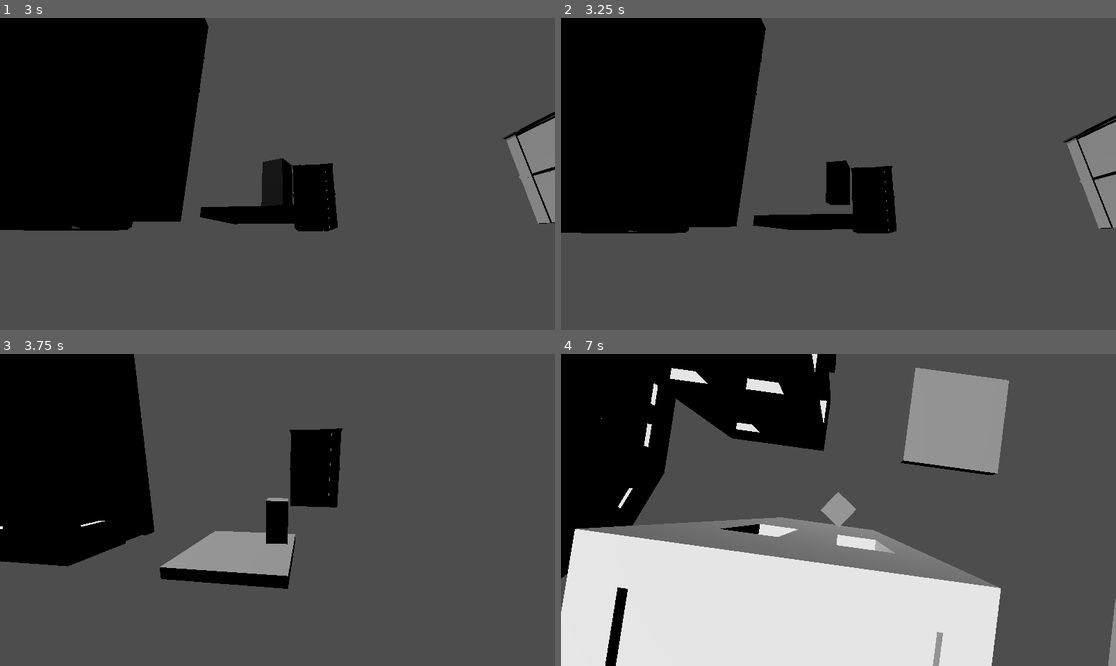
Above: before the commit, frames 1-4 (two rows, left to right).
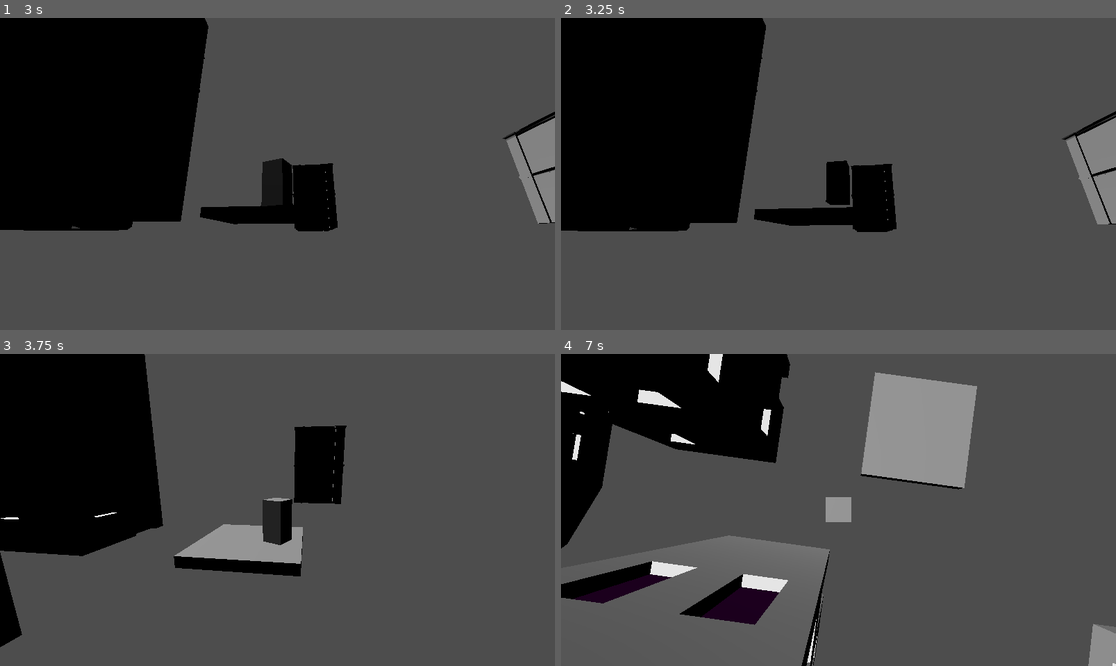
Above: after the commit, the same moments.

Repository: Paladinking/Trekorn
Game: Godot game, scene res://ScenesAndScripts/main.tscn
Two runs of this game, one before a commit and one after it. Both use one fixed random seed, a clock stepped at 60 frames per second and the inputs below.
Inputs:
- Up to frame 1 (3 s): tap Enter at 0.5 s; hold D (go_right) 0.53-1.28 s; hold Space (jump) 0.53-1.28 s; hold S (go_backward) 1.28-2.03 s; tap Up (look_down) at 1.35 s; tap Space (jump) at 1.52, 1.55, 1.82, 2.3 s; hold D (go_right) 2.03-2.78 s; hold Left (look_left) 2.03-2.78 s; hold W (go_forward) from 2.78 s (still down); tap Right (look_right) at 2.85 s
- Up to frame 2 (3.25 s): keep holding W (go_forward); tap Space (jump) at 3.02, 3.05 s
- Up to frame 3 (3.75 s): tap Space (jump) at 3.32 s; release W (go_forward) at 3.53 s; hold A (go_left) from 3.53 s (still down); hold Down (look_up) from 3.53 s (still down)
- Up to frame 4 (7 s): tap Space (jump) at 3.77, 3.8, 4.07, 4.52, 4.55, 4.82, 5.3, 6.02, 6.05, 6.32 s; release Down (look_up) at 4.28 s; tap Alt (slow) at 4.35 s; release A (go_left) at 5.03 s; hold S (go_backward) 5.03-5.78 s; hold Shift (sprint) 5.03-5.78 s; hold D (go_right) 5.78-6.53 s; tap P at 5.85 s; hold W (go_forward) from 6.53 s (still down); hold Space (jump) from 6.53 s (still down); tap F at 6.6 s

Frame 1 is identical in both runs. In frame 2, 1.4% of the frame differs, in the area x 0-100%, y 0-70%; in frame 3, 5.6%; in frame 4, 46%, in the area x 0-100%, y 0-100%.

Commit message:
wall jumps now have a time margin

Diff:
--- a/ScenesAndScripts/Characters/player.gd
+++ b/ScenesAndScripts/Characters/player.gd
@@ -8,7 +8,10 @@
 const ACCELERATION_IN_AIR_MULT = 0.1
 const JUMP_VELOCITY = 5.0
 const MAX_JUMP_TIME = 0.25
-var jumping = 0.0
+var jump_time = 0.0
+const WALL_JUMP_MARGIN = 1
+var wall_jump_time = 0
+var last_collision_direction : Vector3 = Vector3.ZERO
 
 #const CAMERA_MOVE_SPEED = 5
 const CAMERA_MOVE_SPEED = 2.5
@@ -34,10 +37,6 @@
 
 
 func _physics_process(delta):
-	#if not is_on_floor():
-		#velocity.y -= gravity * delta
-
-	#if is_on_floor():
 	var input_dir = Input.get_vector("go_left", "go_right", "go_forward", "go_backward")
 	var direction = (transform.basis * Vector3(input_dir.x, 0, input_dir.y)).rotated(Vector3.UP, camera_angle_y)
 	var current_acceleration = ACCELERATION
@@ -52,38 +51,44 @@
 	if not direction.is_zero_approx():
 		$Model.rotation.y = -Vector3(velocity.x, 0, velocity.z).signed_angle_to(Vector3.RIGHT, Vector3.UP)
 
+	if is_on_wall_only():
+		wall_jump_time = WALL_JUMP_MARGIN
+		last_collision_direction = get_last_slide_collision().get_position().direction_to(global_position)
+	elif wall_jump_time > 0:
+		wall_jump_time -= delta
+	elif not last_collision_direction.is_zero_approx():
+		last_collision_direction = Vector3.ZERO
+
 	if Input.is_action_just_pressed("jump"):
 		if is_on_floor():
-			jumping = MAX_JUMP_TIME
+			jump_time = MAX_JUMP_TIME
 			velocity.y = JUMP_VELOCITY
 
-		elif is_on_wall_only():
-			jumping = MAX_JUMP_TIME
-			var collision : KinematicCollision3D = get_last_slide_collision()
-			var jump_direction = collision.get_position().direction_to(global_position)
-			jump_direction.y = 0
-			jump_direction = jump_direction.normalized() * 0.5
-			if jump_direction.dot(direction) > 0:
-				jump_direction = direction
-			velocity += jump_direction * JUMP_VELOCITY
+		elif wall_jump_time > 0:
+			wall_jump_time = 0
+			jump_time = MAX_JUMP_TIME
+			last_collision_direction.y = 0
+			last_collision_direction = last_collision_direction.normalized() * 0.5
+			if last_collision_direction.dot(direction) > 0:
+				last_collision_direction = direction
+			velocity += last_collision_direction * JUMP_VELOCITY
 			velocity.y = JUMP_VELOCITY
 			$Model.rotation.y = -Vector3(velocity.x, 0, velocity.z).signed_angle_to(Vector3.RIGHT, Vector3.UP)
 
 	if not is_on_floor():
 		velocity.y -= gravity * delta
 
-	if jumping > 0.0:
+	if jump_time > 0.0:
 		if Input.is_action_pressed("jump"):
-			jumping -= delta
-			if jumping > 0.0:
-				velocity.y = JUMP_VELOCITY * (1 - (jumping / MAX_JUMP_TIME) / 5)
+			jump_time -= delta
+			if jump_time > 0.0:
+				velocity.y = JUMP_VELOCITY * (1 - (jump_time / MAX_JUMP_TIME) / 5)
 			else:
-				jumping = 0.0
+				jump_time = 0.0
 		else:
-			jumping = 0.0
-
-	#if velocity.is_zero_approx():
-		#$Model/AnimationPlayer.play("Idle")
+			jump_time = 0.0
+			if velocity.y > 0:
+				velocity.y *= 0.5
 
 	move_and_slide()
 
@@ -112,7 +117,6 @@
 	$CameraRay.target_position = camera_position
 
 	if $CameraRay.is_colliding():
-		var collision_point = $CameraRay.get_collision_point() - $CameraRay.global_position + $CameraRay.position
 		var camera_ray_collision_distance = $CameraRay.position.distance_to($CameraRay.get_collision_point() - $CameraRay.global_position + $CameraRay.position)
 		if camera_ray_collision_distance < CAMERA_MAX_DISTANCE:
 			var to_move_camera = CAMERA_MAX_DISTANCE - camera_ray_collision_distance
